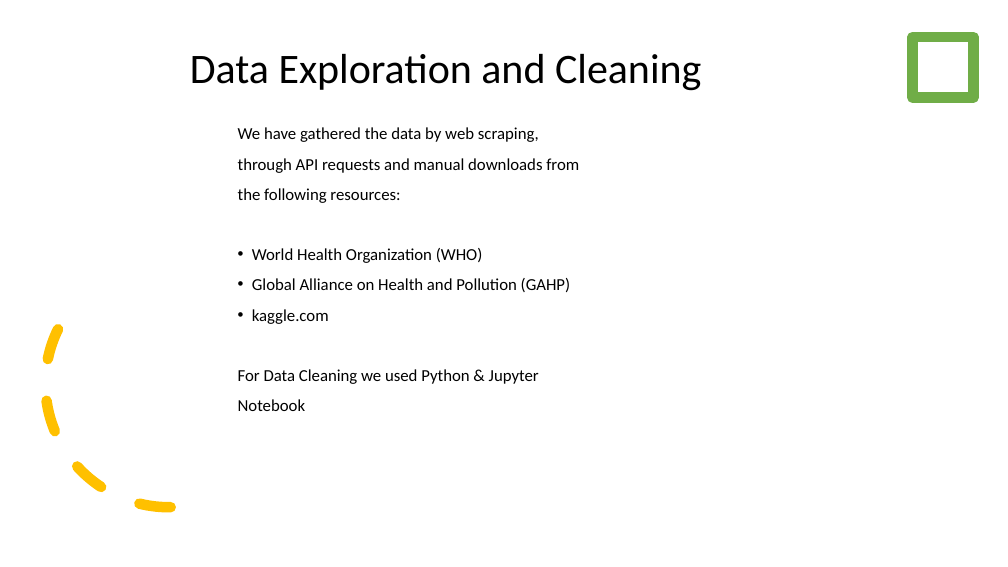
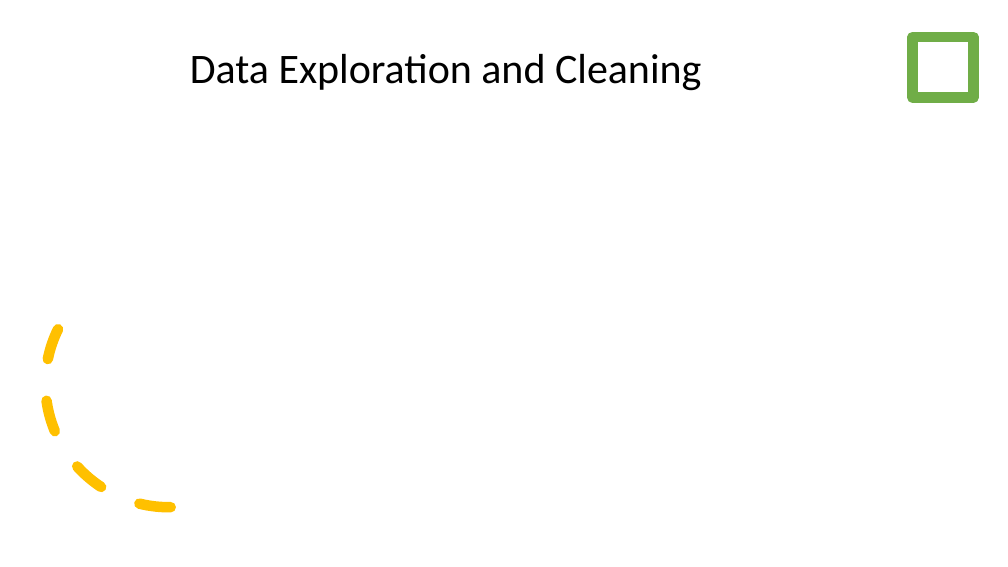
Before and after one commit to SyedFarman/Chicago_Traffic_Crashes, a slide deck: slide 3 of Slides.pptx. Drawn at 1008x567 pixels with LibreOffice and Linux fonts; fonts in the diff are those of the drawing. Boxes give left, top, right and bottom in pixels: in the first picture for what was removed or moved away, otherwise in the second. Text is boxed around its words. In the diff, an @@ line names an element or a change of style, - is before the commit and + after.

```diff
--- a/Slides.pptx
+++ b/Slides.pptx
@@ text removed at box(238, 127, 579, 411) @@
-We have gathered the data by web scraping, through API requests and manual downloads from the following resources:
-• World Health Organization (WHO)
-• Global Alliance on Health and Pollution (GAHP)
-• kaggle.com
-For Data Cleaning we used Python & Jupyter Notebook
```
Also in this commit, not shown: 2 slides added, 1 slide removed, 3 other files.
